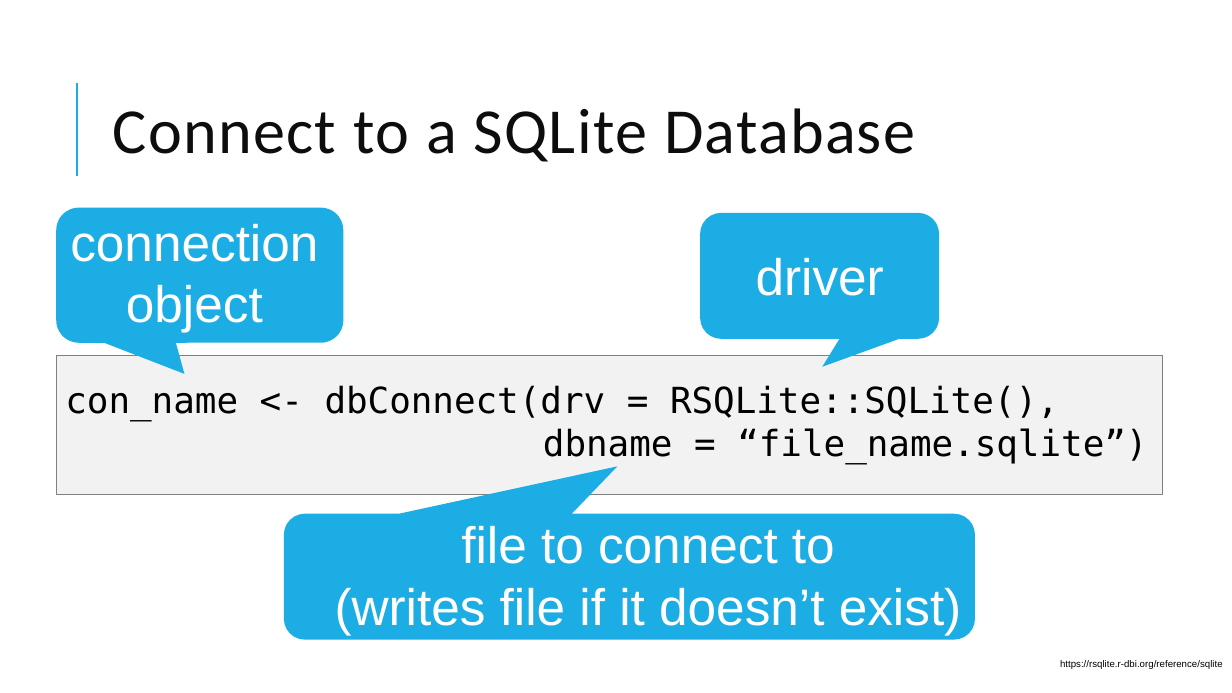
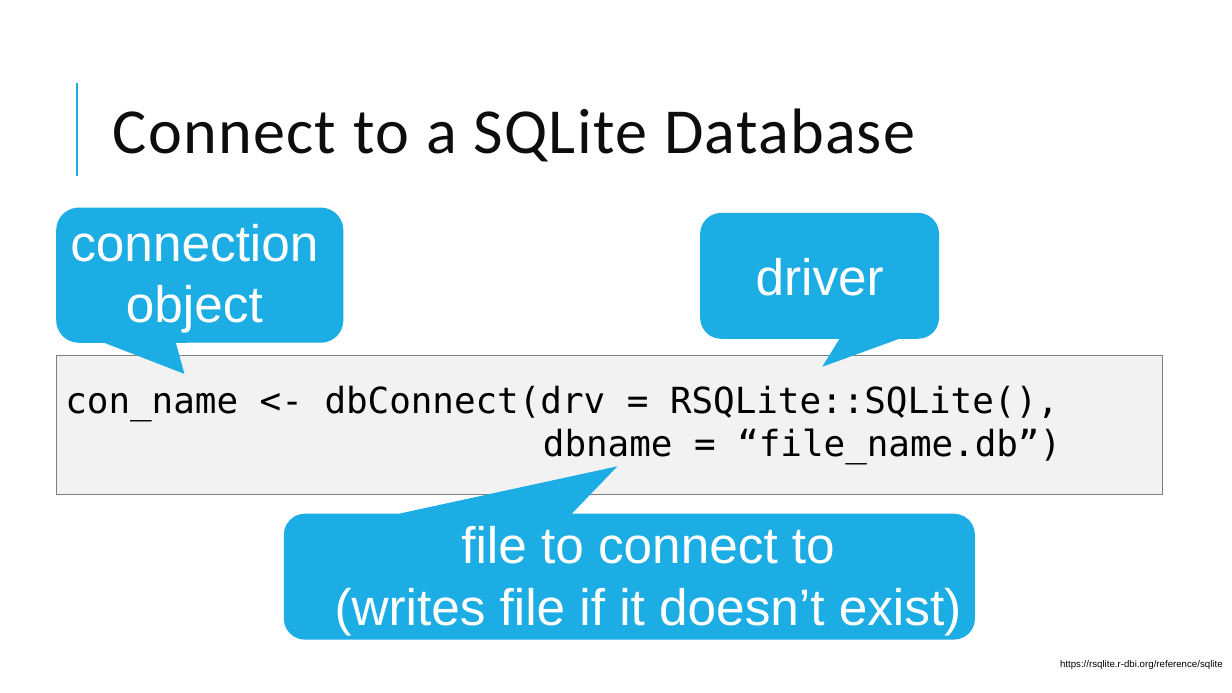
Before and after one commit to amromeo/api_r_int_db_24, a slide deck: slide 6 of presentations/02 - Databases with R.pptx. Drawn at 1232x693 pixels with LibreOffice and Linux fonts; fonts in the diff are those of the drawing. Boxes give left, top, right and bottom in pixels: in the first picture for what was removed or moved away, otherwise in the second. Text is boxed around its words. In the diff, an @@ line names an element or a change of style, - is before the commit and + after.

Commit message:
updates

```diff
--- a/presentations/02 - Databases with R.pptx
+++ b/presentations/02 - Databases with R.pptx
@@ text at (x1=543, y1=428, x2=1061, y2=464): text changed @@
-dbname = “file_name.sqlite”)
+dbname = “file_name.db”)
```
Also in this commit, not shown: 1 other slide changed, 3 slides added.
